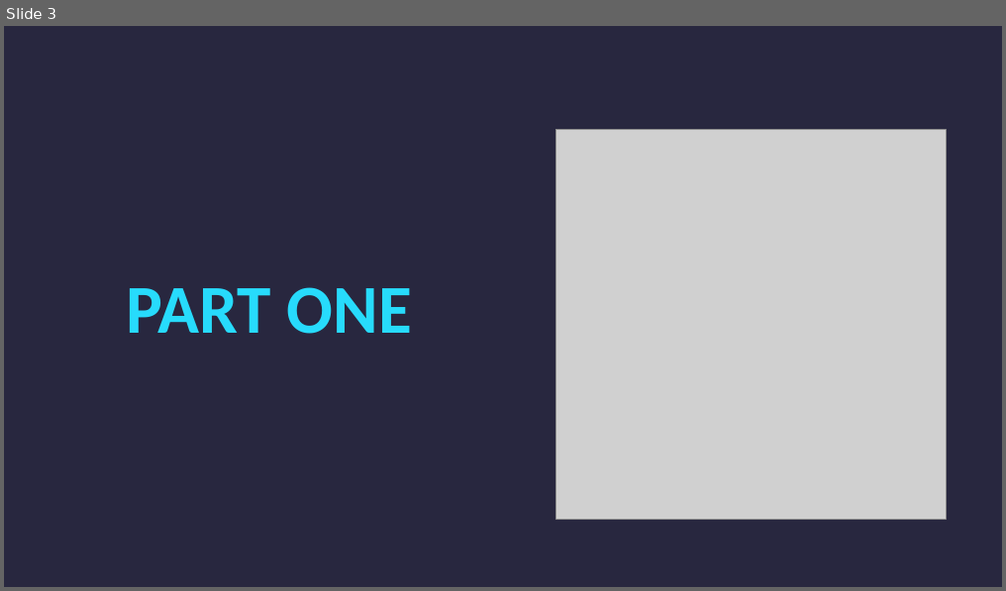
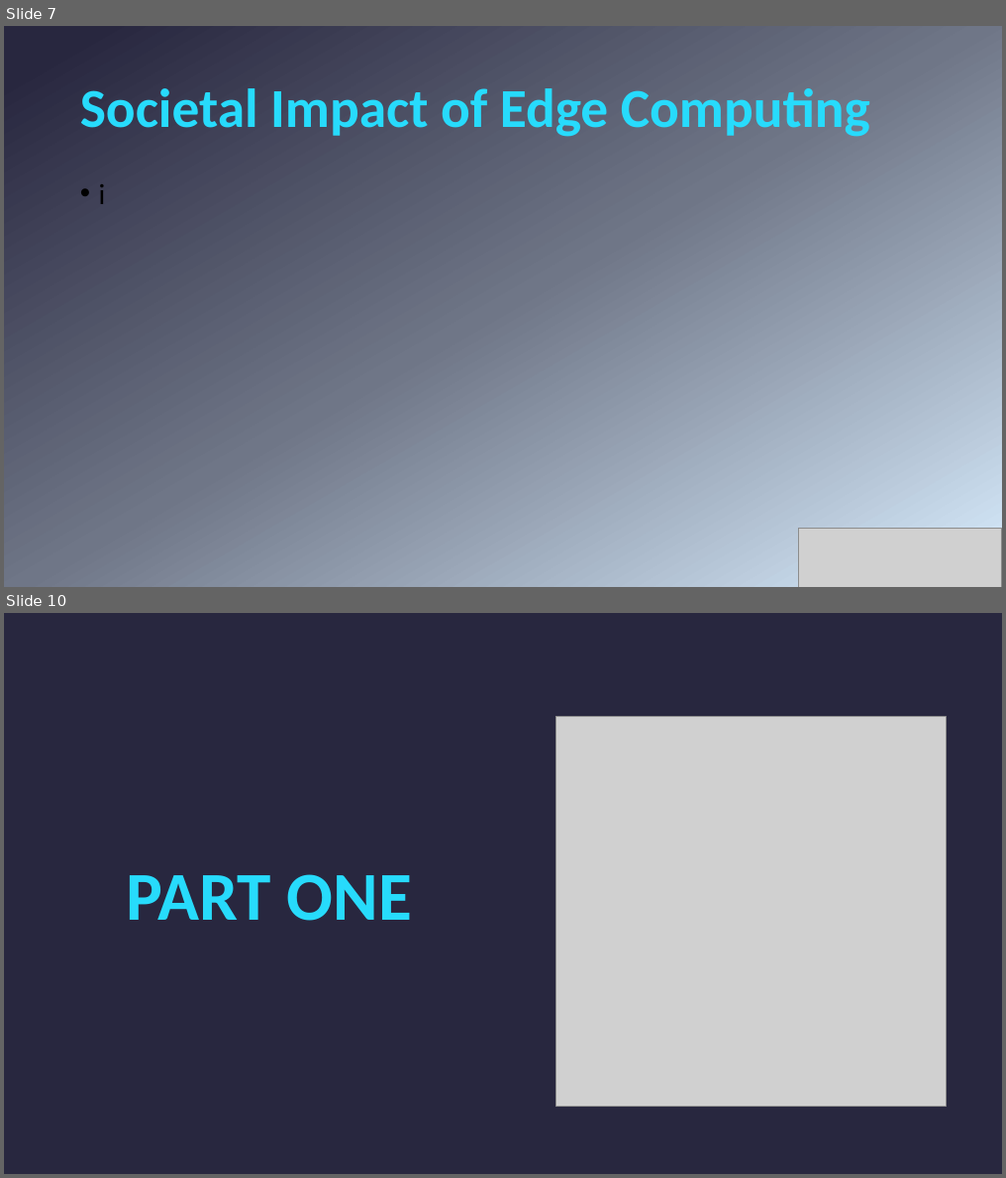
Before and after one commit to CharlesMalonRocha/SBIT---CA-2, a slide deck: Business Computer Technology Report.pptx. Shown one above the other, each under a label of ours: slide 3 before the commit, slides 7 and 10 after it; the slides between them are not shown. The pictures are 1006x591 and 1006x1178 pixels, drawn with LibreOffice and Linux fonts; fonts in the diff are those of the drawing; grey boxes stand for pictures. Boxes give left, top, right and bottom in pixels: in the first picture for what was removed or moved away, otherwise in the second. Text is boxed around its words. In the diff, an @@ line names an element or a change of style, - is before the commit and + after.

```diff
--- a/Business Computer Technology Report.pptx
+++ b/Business Computer Technology Report.pptx
@@ slide 7 added at bbox=[4, 26, 1002, 587], background gradient #CEE1F2 to #6F7687 to #28273F @@
@@ text added at bbox=[80, 88, 870, 137], 52.8 pt, text gradient #27DBFC to #B246EF, bold @@
+Societal Impact of Edge Computing
@@ text added at bbox=[99, 184, 106, 204], 28 pt, text #000000 @@
+• i
@@ picture added at bbox=[799, 528, 1002, 587] @@
@@ what was slide 3 is now slide 10 @@
```
Also in this commit, not shown: 14 other slides added, 8 slides removed, 6 other files.
